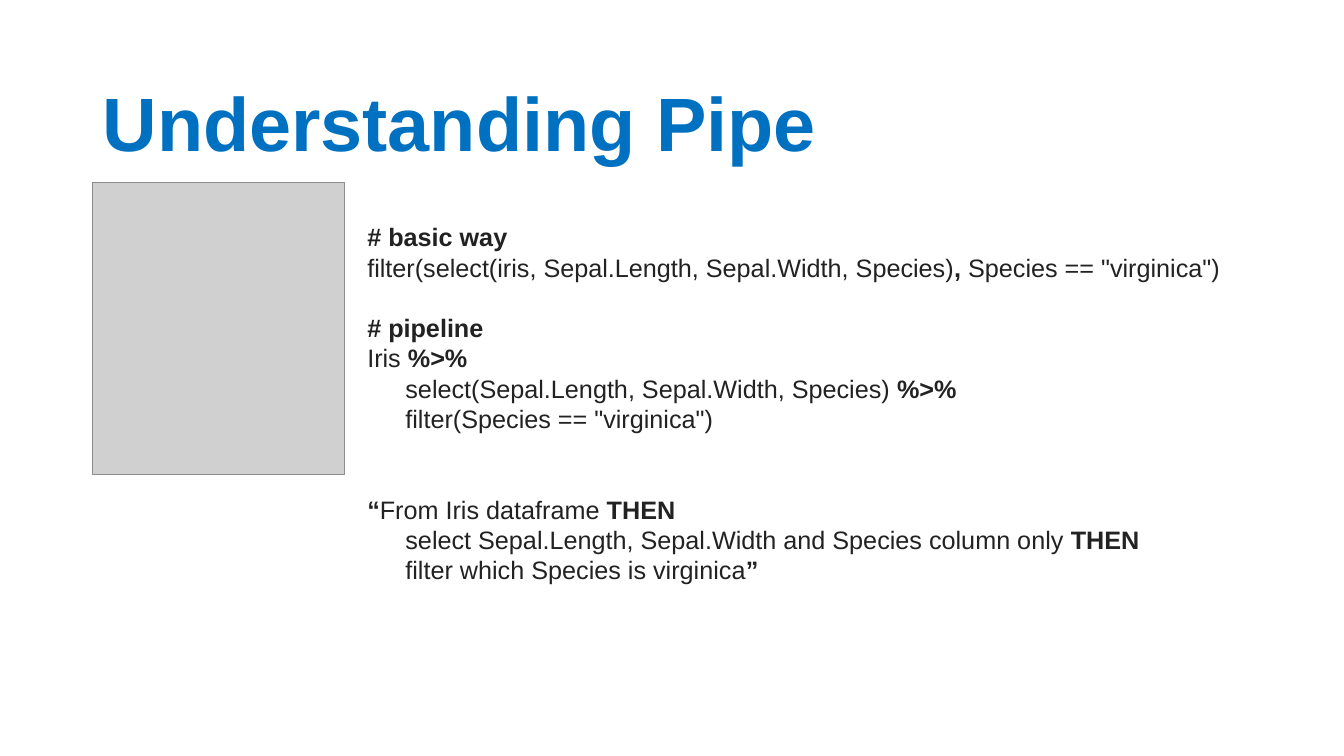
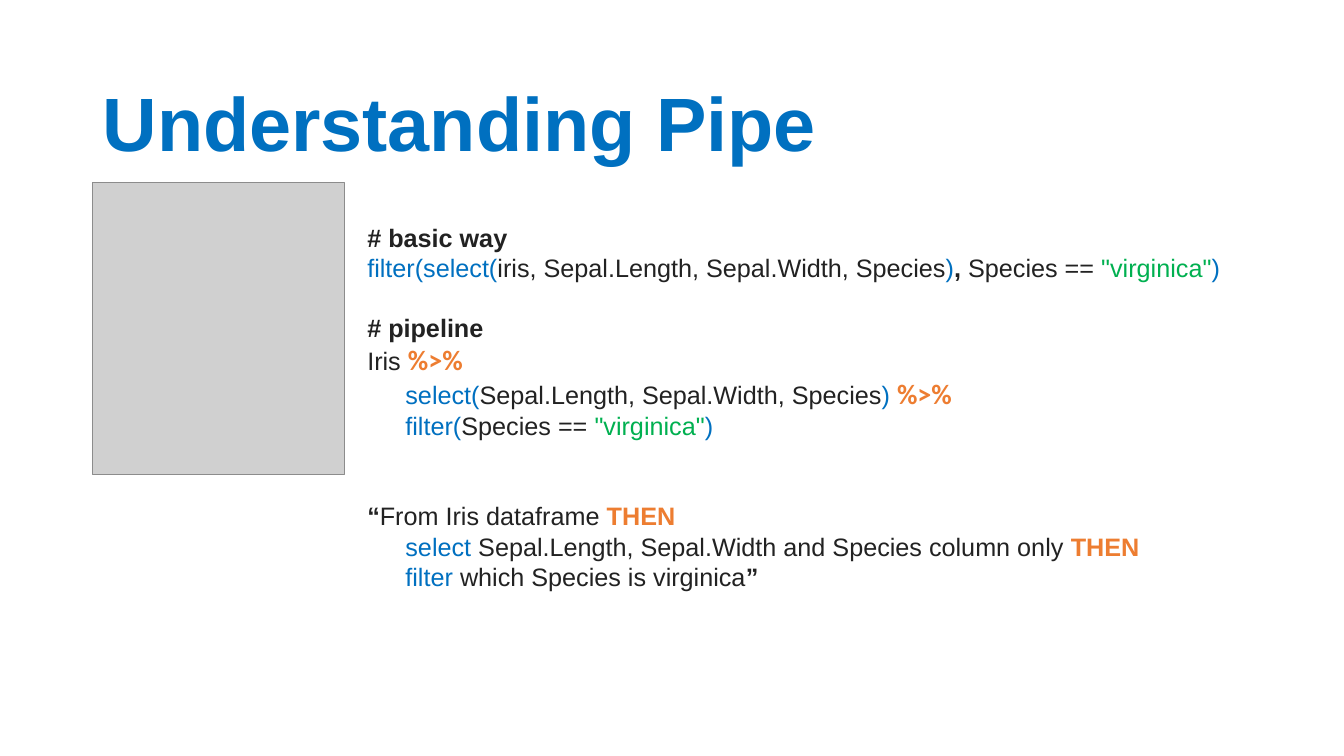
Before and after one commit to aephidayatuloh/web_scraping, a slide deck: slide 9 of Web Scraping Using R (Tidyverse Approach).pptx. Drawn at 1344x756 pixels with LibreOffice and Linux fonts; fonts in the diff are those of the drawing; grey boxes stand for pictures; background and template pictures are left out. Boxes give left, top, right and bottom in pixels: in the first picture for what was removed or moved away, otherwise in the second. Text is boxed around its words. In the diff, an @@ line names an element or a change of style, - is before the commit and + after.

```diff
--- a/Web Scraping Using R (Tidyverse Approach).pptx
+++ b/Web Scraping Using R (Tidyverse Approach).pptx
@@ text at [367, 258, 1220, 592]: text colour #222222 to #0070C0 in "filter(select(iris, Species), "virginica")", "select(Sepal.Length, Species)", "filter(Species "virginica")", "select" and 1 more places; text colour #222222 to #00B050 in ""virginica")", ""virginica")"; size 18 to 20 pt, font Arial to Calibri in "%>%", "%>%"; text colour #222222 to #ED7D31 in "%>%", "%>%", "THEN", "THEN" @@
```
Also in this commit, not shown: 3 other slides changed, 1 other file.
